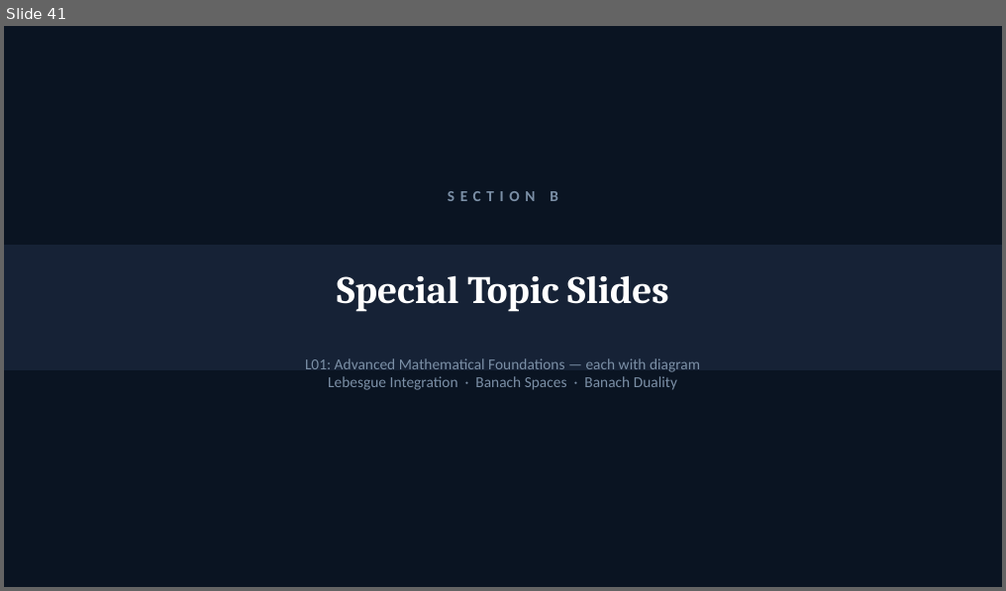
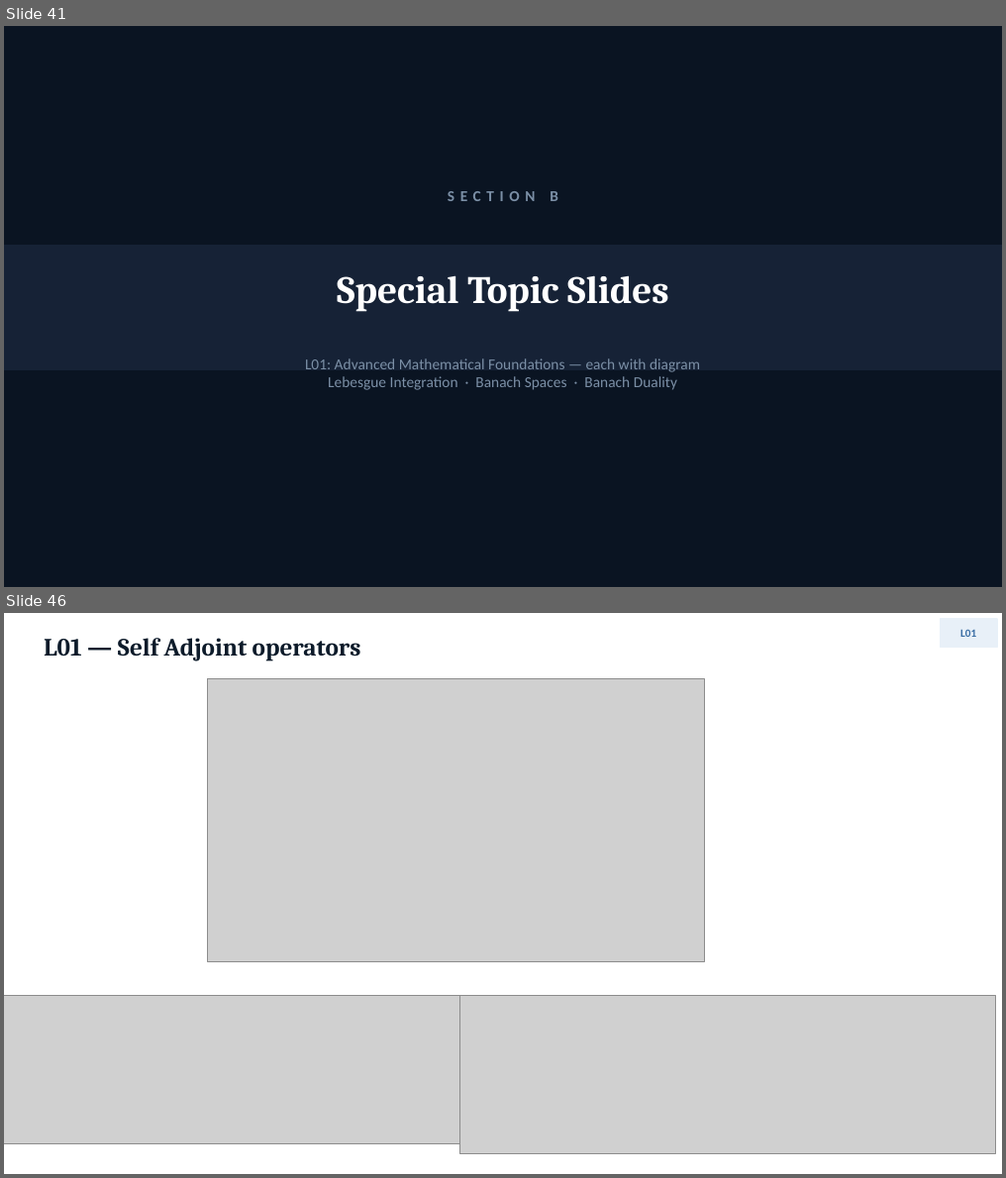
Before and after one commit to flyredeagle/talks, a slide deck: QuantumMechanics/Operators/generated/ModuleI1_L01_extended.pptx. Shown one above the other, each under a label of ours: slide 41 before the commit, slides 41 and 46 after it; the slides between them are not shown. The pictures are 1006x591 and 1006x1178 pixels, drawn with LibreOffice and Linux fonts; fonts in the diff are those of the drawing; grey boxes stand for pictures. Boxes give left, top, right and bottom in pixels: in the first picture for what was removed or moved away, otherwise in the second. Text is boxed around its words. In the diff, an @@ line names an element or a change of style, - is before the commit and + after.

```diff
--- a/QuantumMechanics/Operators/generated/ModuleI1_L01_extended.pptx
+++ b/QuantumMechanics/Operators/generated/ModuleI1_L01_extended.pptx
@@ slide 46 added at (4, 613, 1002, 1174), background #FFFFFF @@
@@ text added at (44, 638, 361, 662), 18 pt, text #0D1B2A, bold @@
+L01 — Self Adjoint operators
@@ rectangle added at (941, 619, 997, 647), fill #E8F0F8, outline #E8F0F8 1 pt @@
@@ text added at (960, 629, 976, 637), 8 pt, text #3A6EA5, bold @@
+L01
@@ picture added at (208, 679, 705, 962) @@
@@ picture added at (4, 996, 493, 1145) @@
@@ picture added at (459, 996, 995, 1154) @@
```
Also in this commit, not shown: 13 slides changed, 6 other slides added.
